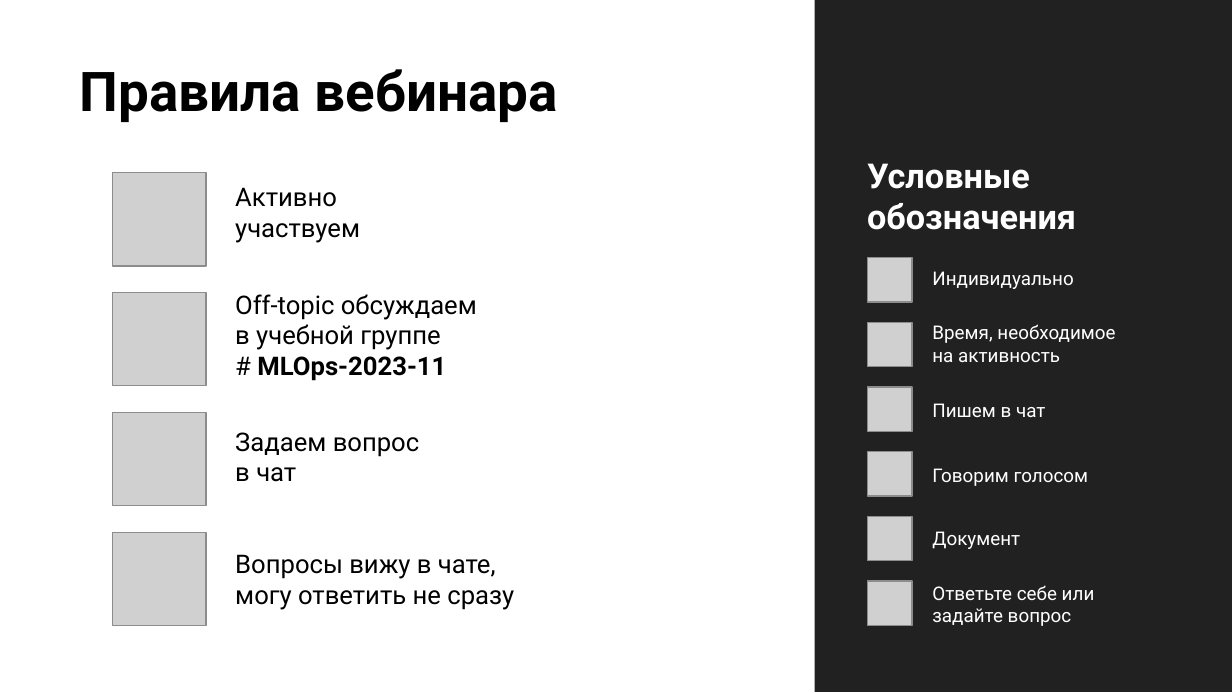
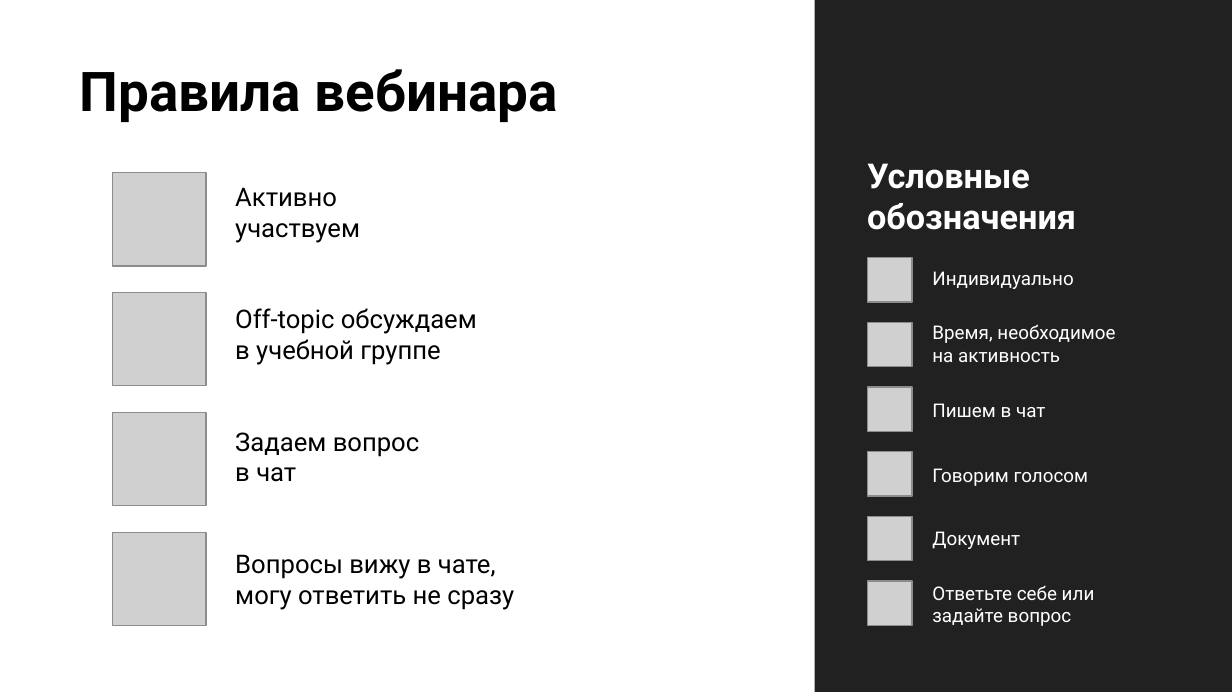
Before and after one commit to stureiko/Otus_lectures, a slide deck: slide 3 of MLOps/18 - Извлечение признаков SparkML/Presentation/18 - MLSpark - feature extraction.pptx. Drawn at 1232x693 pixels with LibreOffice and Linux fonts; fonts in the diff are those of the drawing; grey boxes stand for pictures; background and template pictures are left out. Boxes give left, top, right and bottom in pixels: in the first picture for what was removed or moved away, otherwise in the second. Text is boxed around its words. In the diff, an @@ line names an element or a change of style, - is before the commit and + after.

```diff
--- a/MLOps/18 - Извлечение признаков SparkML/Presentation/18 - MLSpark - feature extraction.pptx
+++ b/MLOps/18 - Извлечение признаков SparkML/Presentation/18 - MLSpark - feature extraction.pptx
@@ text "Off-topic обсуждаем": place and size @@
-text "Off-topic обсуждаем" at <box>235,294,477,381</box>
+text "Off-topic обсуждаем" at <box>235,308,477,365</box>
@@ text at <box>257,356,446,381</box>: paragraph removed @@
-# MLOps-2023-11
```
Also in this commit, not shown: 3 other slides changed, 8 other files.
